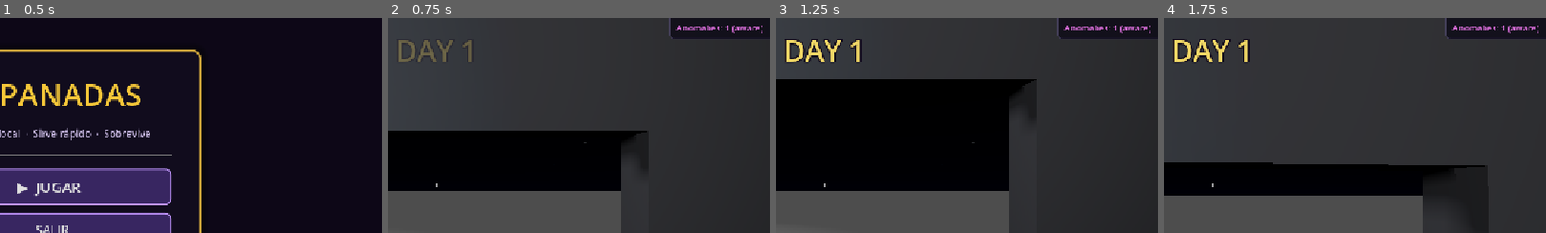
Above: before the commit, frames 1-4 (left to right).
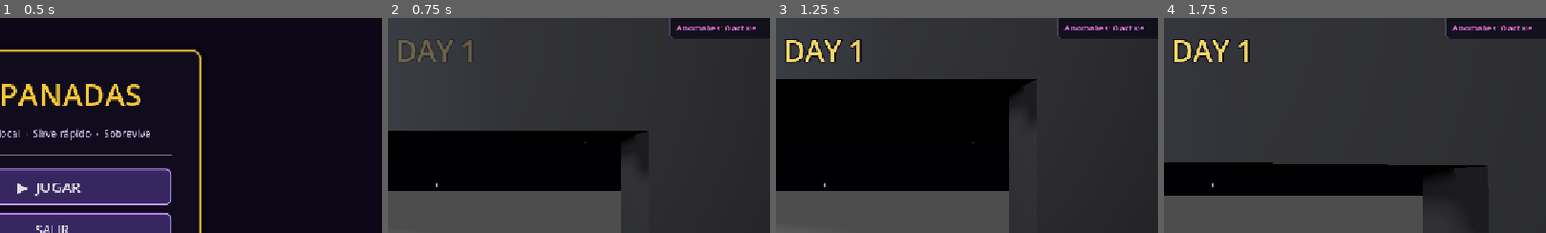
Above: after the commit, the same moments.

Repository: smfabiann/empanadas
Game: Godot game, scene res://scenes/ui/MainMenu.tscn
The game is run twice, just before and just after one commit, with the same random seed, the same clock (stepped at 60 frames per second) and the same inputs. The engine's default icon, where the game draws it, is replaced by a stand-in: a white triangle on a blue panel in a dark square.
Inputs (mouse positions are % of the whole screen's width and height, from its top left):
- Up to frame 1 (0.5 s): no input
- Up to frame 2 (0.75 s): click "▶ JUGAR" at 0.5 s
- Up to frame 3 (1.25 s): no input
- Up to frame 4 (1.75 s): tap Enter at 1.25 s; move the mouse to (55, 50) at 1.27 s; hold W from 1.28 s (still down); hold Q (drop_item) from 1.28 s (still down); tap Space (jump) at 1.52 s
The pictures show only the part of the screen within x 44-94%, y 11-61%; the shares and areas given below are measured in that part.

Frame 1 is identical in both runs. In frame 2, 0.2% of the frame differs, in the area x 88-98%, y 3-8%; in frame 3, 0.2%; in frame 4, 0.2%.

Commit message:
removed labels of the chemical toilet and fixed the bed position

Diff:
--- a/resources/items/poop.tres
+++ b/resources/items/poop.tres
@@ -1,6 +1,6 @@
-[gd_resource type="Resource" script_class="ItemData" load_steps=2 format=3]
+[gd_resource type="Resource" script_class="ItemData" format=3 uid="uid://bnoqeoc6vs0xw"]
 
-[ext_resource type="Script" path="res://scripts/ItemData.gd" id="1_poop"]
+[ext_resource type="Script" uid="uid://cauiaaoxrc6np" path="res://scripts/ItemData.gd" id="1_poop"]
 
 [resource]
 script = ExtResource("1_poop")
--- a/scenes/Main.tscn
+++ b/scenes/Main.tscn
@@ -318,7 +318,7 @@
 material = SubResource("StandardMaterial3D_tem6s")
 
 [node name="Bed" parent="Map" unique_id=570794177 instance=ExtResource("11_bb450")]
-transform = Transform3D(1, 0, 0, 0, 1, 0, 0, 0, 1, 2.6, 0, -2.5)
+transform = Transform3D(1, 0, 0, 0, 1, 0, 0, 0, 1, 2.6, 0.3, -2.5)
 
 [node name="MainSign" type="Label3D" parent="." unique_id=1382313851]
 transform = Transform3D(-1, 0, -8.74228e-08, 0, 1, 0, 8.74228e-08, 0, -1, 0, 2.2, -0.2)
@@ -364,6 +364,5 @@
 [node name="AnomaliesManagement" type="Node" parent="." unique_id=1987654321]
 script = ExtResource("9_anomalies_manager")
 random_anomaly_chance = 0.4
-max_concurrent_anomalies = 2
+max_concurrent_anomalies = 3
 registered_anomalies = Array[ExtResource("14_3p2gp")]([ExtResource("15_cvmbd"), ExtResource("17_aware")])
-debug_force_anomaly = "aware"
--- a/scenes/map/ChemicalToilet.tscn
+++ b/scenes/map/ChemicalToilet.tscn
@@ -38,21 +38,21 @@
 material = SubResource("StandardMaterial3D_dark_plastic")
 
 [node name="WallBack" type="CSGBox3D" parent="." unique_id=2098442589]
-transform = Transform3D(1, 0, 0, 0, 1, 0, 0, 0, 1, 0, 1.1, 0.585)
+transform = Transform3D(1, 0, 0, 0, 1, 0, 0, 0, 1, 0, 1.1, 0.5952999)
 use_collision = true
 size = Vector3(1.25, 2.2, 0.08)
 material = SubResource("StandardMaterial3D_blue_plastic")
 
 [node name="WallLeft" type="CSGBox3D" parent="." unique_id=15046145]
-transform = Transform3D(1, 0, 0, 0, 1, 0, 0, 0, 1, -0.585, 1.1, 0)
+transform = Transform3D(1, 0, 0, 0, 1, 0, 0, 0, 1, -0.5915732, 1.1, 0)
 use_collision = true
-size = Vector3(0.08, 2.2, 1.25)
+size = Vector3(0.08, 2.2, 1.2626953)
 material = SubResource("StandardMaterial3D_blue_plastic")
 
 [node name="WallRight" type="CSGBox3D" parent="." unique_id=222648754]
-transform = Transform3D(1, 0, 0, 0, 1, 0, 0, 0, 1, 0.585, 1.1, 0)
+transform = Transform3D(1, 0, 0, 0, 1, 0, 0, 0, 1, 0.5887243, 1.1, 0)
 use_collision = true
-size = Vector3(0.08, 2.2, 1.25)
+size = Vector3(0.08, 2.2, 1.2988281)
 material = SubResource("StandardMaterial3D_blue_plastic")
 
 [node name="WallFrontHeader" type="CSGBox3D" parent="." unique_id=1368575191]
@@ -85,7 +85,7 @@
 
 [node name="DoorMesh" type="CSGBox3D" parent="Door" unique_id=1604253004]
 transform = Transform3D(1, 0, 0, 0, 1, 0, 0, 0, 1, 0.53, 1.03, 0)
-size = Vector3(1.06, 2.02, 0.06)
+size = Vector3(1.1, 2.02, 0.06)
 material = SubResource("StandardMaterial3D_blue_plastic")
 
 [node name="DoorHandle" type="CSGCylinder3D" parent="Door" unique_id=1303293180]
@@ -93,12 +93,6 @@
 radius = 0.025
 height = 0.12
 material = SubResource("StandardMaterial3D_pipe")
-
-[node name="DoorSign" type="Label3D" parent="Door" unique_id=1719784803]
-transform = Transform3D(1, 0, 0, 0, 1, 0, 0, 0, 1, 0.53, 1.45, -0.04)
-text = " WC QUÍMICO"
-font_size = 22
-outline_size = 3
 
 [node name="Toilet" type="StaticBody3D" parent="." unique_id=488790765]
 transform = Transform3D(1, 0, 0, 0, 1, 0, 0, 0, 1, 0, 0, 0.25)
@@ -137,22 +131,9 @@
 [node name="SpawnPoint" type="Marker3D" parent="Toilet" unique_id=2074982068]
 transform = Transform3D(1, 0, 0, 0, 1, 0, 0, 0, 1, 0, 0.58, 0)
 
-[node name="Label3D" type="Label3D" parent="Toilet" unique_id=1837223604]
-transform = Transform3D(1, 0, 0, 0, 1, 0, 0, 0, 1, 0, 0.95, 0)
-billboard = 1
-text = " Inodoro Químico"
-font_size = 24
-outline_size = 4
-
 [node name="CabinLight" type="OmniLight3D" parent="." unique_id=1833265305]
 transform = Transform3D(1, 0, 0, 0, 1, 0, 0, 0, 1, 0, 1.9, 0)
 light_color = Color(0.9, 0.95, 0.8, 1)
 light_energy = 0.75
 shadow_enabled = true
 omni_range = 2.6
-
-[node name="HeaderSign" type="Label3D" parent="." unique_id=131006520]
-transform = Transform3D(1, 0, 0, 0, 1, 0, 0, 0, 1, 0, 2.12, -0.635)
-text = " BAÑO QUÍMICO"
-font_size = 24
-outline_size = 4
Not shown: 1 places in scenes/Main.tscn that only renumber resources
